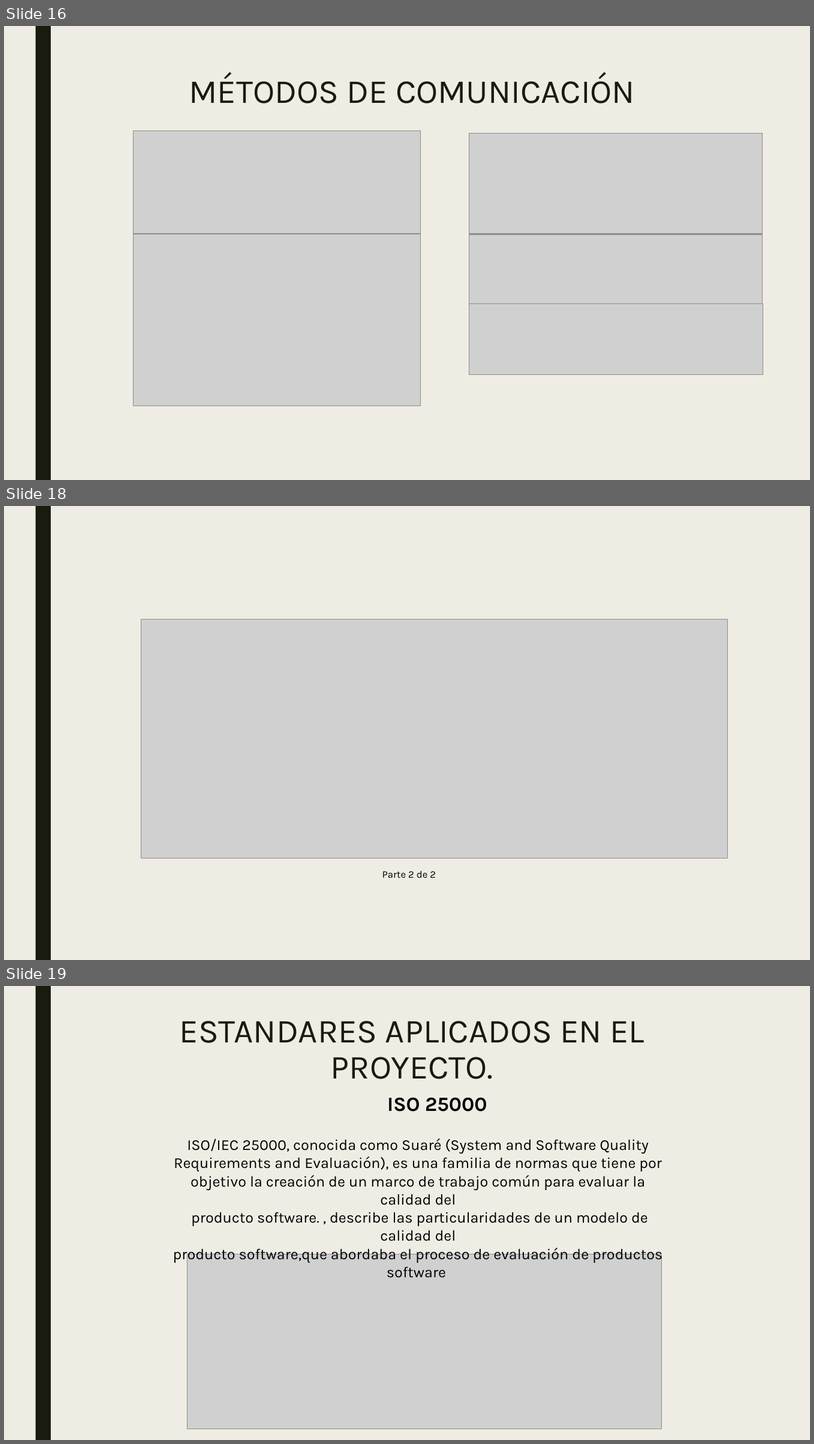
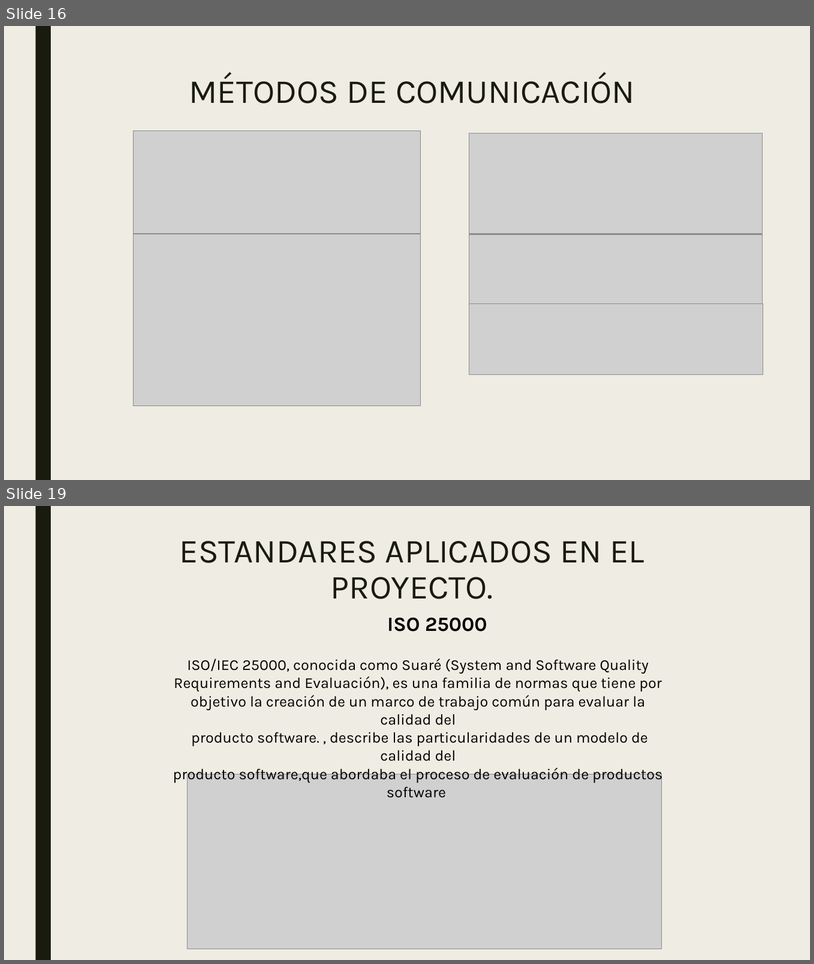
Before and after one commit to SM-ROOT/SM-ROOT, a slide deck: 9°A/Integradora/diapositiva/SM-ROOT_APPMO-SP.pptx. Shown one above the other, each under a label of ours: slides 16, 18 and 19 before the commit, slides 16 and 19 after it; the slides between them are not shown. The pictures are 814x1444 and 814x964 pixels, drawn with LibreOffice and Linux fonts; fonts in the diff are those of the drawing; grey boxes stand for pictures. Boxes give left, top, right and bottom in pixels: in the first picture for what was removed or moved away, otherwise in the second. Text is boxed around its words. In the diff, an @@ line names an element or a change of style, - is before the commit and + after.

```diff
--- a/9°A/Integradora/diapositiva/SM-ROOT_APPMO-SP.pptx
+++ b/9°A/Integradora/diapositiva/SM-ROOT_APPMO-SP.pptx
@@ slide 18 removed at [4, 506, 810, 960], background #EFEDE3; not listed: 1 template element that a slide beside it also shows @@
@@ picture removed at [141, 620, 728, 858] @@
@@ text removed at [383, 870, 436, 877] @@
-Parte 2 de 2
```
Also in this commit, not shown: 2 slides changed, 1 slide added, 18 other files.
